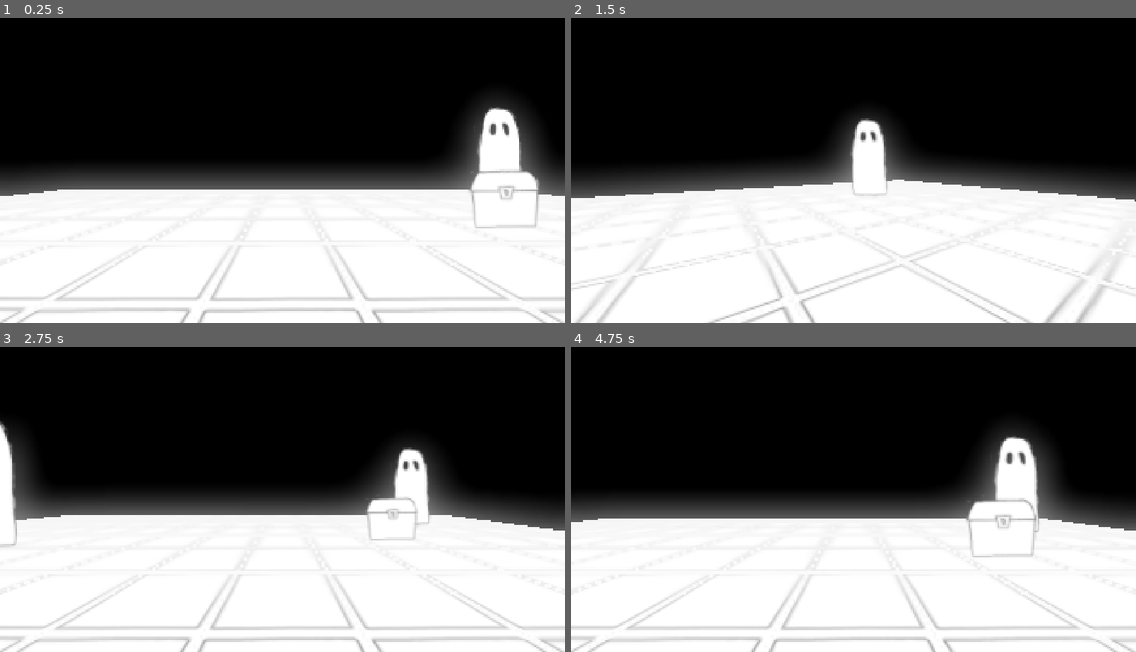
Above: before the commit, frames 1-4 (two rows, left to right).
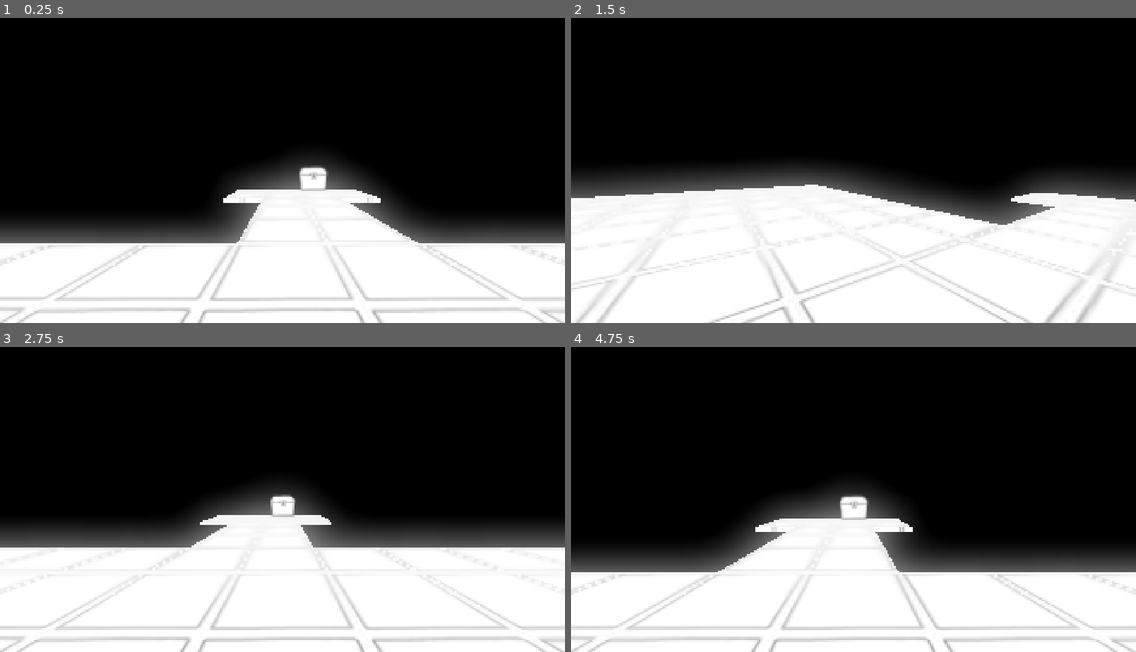
Above: after the commit, the same moments.

Repository: auroracub/dungeon-trance
Game: Godot game, scene res://dungeon/dungeon.tscn
The game is run twice, just before and just after one commit, with the same random seed, the same clock (stepped at 60 frames per second) and the same inputs.
Inputs:
- Up to frame 1 (0.25 s): no input
- Up to frame 2 (1.5 s): tap Enter at 0.5 s; hold Right (move_right) 0.53-1.28 s; hold Shift (dodge) 0.53-1.28 s; tap Space at 1.25 s; hold Down (move_backward) from 1.28 s (still down); tap Q (look_left) at 1.35 s
- Up to frame 3 (2.75 s): tap Enter at 2 s; release Down (move_backward) at 2.03 s; hold Right (move_right) from 2.03 s (still down); tap E (look_right) at 2.1 s
- Up to frame 4 (4.75 s): tap Space at 2.75, 4.25 s; release Right (move_right) at 2.78 s; hold Up (move_forward) 2.78-3.53 s; tap Shift (dodge) at 2.85 s; tap Enter at 3.5 s; hold Left (move_left) from 3.53 s (still down); tap Q (look_left) at 3.6 s; tap E (look_right) at 4.35 s

The runs differ from the first frame. In frame 1, 22% of the frame differs, in the area x 0-100%, y 26-75%; in frame 2, 6.8%; in frame 3, 17%; in frame 4, 22%.

Commit message:
Implement ground check
- Add ray cast check against wall/ground before moving
- Replace dungeon ground plane with a complex polygon for more rigorous testing

Diff:
--- a/dungeon/dungeon.gd
+++ b/dungeon/dungeon.gd
@@ -1,5 +1,9 @@
 
 class_name Dungeon extends Node3D
+
+## tiles
+
+@export var tile_size := 1.0
 
 ## bpm
 
--- a/dungeon/dungeon.tscn
+++ b/dungeon/dungeon.tscn
@@ -3,8 +3,10 @@
 [ext_resource type="PackedScene" uid="uid://hf7tlhu5yxck" path="res://player/player.tscn" id="1_2uogr"]
 [ext_resource type="Script" uid="uid://bj8jw1sydlbif" path="res://dungeon/dungeon.gd" id="1_cy6l0"]
 [ext_resource type="Material" uid="uid://k3ae0xoylusf" path="res://dungeon/shaders/tile_material.tres" id="2_cy6l0"]
+[ext_resource type="Shader" uid="uid://bea0mefrcvh1p" path="res://dungeon/shaders/tile_shader.gdshader" id="3_3tru8"]
 [ext_resource type="Texture2D" uid="uid://ciqmjaxip0vu" path="res://dungeon/textures/chest_texture.png" id="3_xtpqo"]
 [ext_resource type="Texture2D" uid="uid://dm857522wfrg" path="res://dungeon/textures/ghost_1.png" id="4_p4tjh"]
+[ext_resource type="Texture2D" uid="uid://rhsusccidolj" path="res://dungeon/textures/tile_texture.png" id="4_v5yuf"]
 [ext_resource type="Texture2D" uid="uid://cyag1ictl6512" path="res://dungeon/textures/ghost_2.png" id="5_vx3dd"]
 [ext_resource type="AudioStream" uid="uid://xy0ovxr22koe" path="res://dungeon/sfx/kick_3.mp3" id="7_xtpqo"]
 [ext_resource type="AudioStream" uid="uid://gq3yr3wgwmnp" path="res://dungeon/sfx/kick_1.mp3" id="8_vx3dd"]
@@ -15,7 +17,13 @@
 size = Vector2(15, 15)
 
 [sub_resource type="BoxShape3D" id="BoxShape3D_upd8q"]
-size = Vector3(10, 0.001, 10)
+size = Vector3(15, 0.1, 15)
+
+[sub_resource type="ShaderMaterial" id="ShaderMaterial_mxtxi"]
+render_priority = 0
+shader = ExtResource("3_3tru8")
+shader_parameter/tile_mask_texture = ExtResource("4_v5yuf")
+shader_parameter/scale = Vector2(30, 30)
 
 [sub_resource type="Environment" id="Environment_ce1tf"]
 background_mode = 1
@@ -29,13 +37,23 @@
 [node name="Rooms" type="Node3D" parent="." unique_id=1955545466]
 
 [node name="Floor" type="MeshInstance3D" parent="Rooms" unique_id=387157825]
+visible = false
 material_override = ExtResource("2_cy6l0")
 mesh = SubResource("PlaneMesh_tjq72")
 
 [node name="StaticBody3D" type="StaticBody3D" parent="Rooms/Floor" unique_id=1733836102]
 
 [node name="CollisionShape3D" type="CollisionShape3D" parent="Rooms/Floor/StaticBody3D" unique_id=1815459880]
+transform = Transform3D(1, 0, 0, 0, 1, 0, 0, 0, 1, 0, -0.05, 0)
 shape = SubResource("BoxShape3D_upd8q")
+disabled = true
+
+[node name="GroundPolygon" type="CSGPolygon3D" parent="Rooms" unique_id=1337464014]
+transform = Transform3D(1, 0, 0, 0, -4.371139e-08, 1, 0, -1, -4.371139e-08, 0, 0, 0)
+use_collision = true
+polygon = PackedVector2Array(-7.5, -2.5, -1.5, -2.5, -1.5, -5.5, -2.5, -5.5, -2.5, -7.5, 1.5, -7.5, 1.5, -5.5, 0.5, -5.5, 0.5, -2.5, 7.5, -2.5, 7.5, 7.5, -4.5, 7.5, -4.5, 1.5, -7.5, 1.5)
+depth = 0.1
+material = SubResource("ShaderMaterial_mxtxi")
 
 [node name="Entities" type="Node3D" parent="." unique_id=2083963544]
 
@@ -43,19 +61,19 @@
 transform = Transform3D(-1, 0, -8.742278e-08, 0, 1, 0, 8.742278e-08, 0, -1, 0, 0, 0)
 
 [node name="Chest" type="Sprite3D" parent="Entities" unique_id=1418952021]
-transform = Transform3D(1, 0, 0, 0, 1, 0, 0, 0, 1, -3, 0.5, 3)
+transform = Transform3D(1, 0, 0, 0, 1, 0, 0, 0, 1, -1, 0.5, 7)
 pixel_size = 0.0078
 billboard = 2
 texture = ExtResource("3_xtpqo")
 
 [node name="Ghost1" type="Sprite3D" parent="Entities" unique_id=310289695]
-transform = Transform3D(1, 0, 0, 0, 1, 0, 0, 0, 1, 3, 1, 2)
+transform = Transform3D(1, 0, 0, 0, 1, 0, 0, 0, 1, 4, 1, -4)
 pixel_size = 0.0078
 billboard = 2
 texture = ExtResource("4_p4tjh")
 
 [node name="Ghost2" type="Sprite3D" parent="Entities" unique_id=1499002351]
-transform = Transform3D(1, 0, 0, 0, 1, 0, 0, 0, 1, -4, 1, 4)
+transform = Transform3D(1, 0, 0, 0, 1, 0, 0, 0, 1, -6, 1, 1)
 pixel_size = 0.0078
 billboard = 2
 texture = ExtResource("5_vx3dd")
--- a/player/player.gd
+++ b/player/player.gd
@@ -1,5 +1,11 @@
 
 class_name Player extends Node3D
+
+## references
+
+@onready var dungeon := owner as Dungeon
+@onready var center := %Center
+
 
 ## moving
 
@@ -87,11 +93,33 @@
 ## player
 
 func _beat() -> void:
-	var dungeon = (owner as Dungeon)
 	if dungeon: dungeon.beat()
 
 
-func _move(grid_offset: Vector2i) -> void:
+func _check_for_ground(relative_position: Vector3, margin: float = 0.1) -> bool:
+	var check_origin = center.global_position
+	var check_direction = relative_position.normalized()
+	var check_target = check_origin + check_direction * relative_position.length()
+	var query = PhysicsRayQueryParameters3D.create(check_origin, check_target + check_direction * margin)
+	var space_state = get_world_3d().direct_space_state
+	var result = space_state.intersect_ray(query)
+
+	if result:
+		# wall hit
+		return false
+	else:
+		var ground_distance = center.position.length() + margin
+		check_origin = check_target
+		check_direction = Vector3.DOWN
+		check_target = check_origin + check_direction * ground_distance
+		query = PhysicsRayQueryParameters3D.create(check_origin, check_target + check_direction * margin)
+		result = space_state.intersect_ray(query)
+
+		# ground hit
+		return true if result else false
+
+
+func _move(grid_offset: Vector2i, grid_interval: float = 1.0) -> void:
 	if _is_moving:
 		if !allow_skip_move_anim: return
 
@@ -109,10 +137,14 @@
 		# start a new movement. otherwise, cancel.
 		if difference > 0.2: return
 
+	var tile_offset = (_last_complete_turn_basis.x * grid_offset.x * grid_interval) + (-_last_complete_turn_basis.z * grid_offset.y * grid_interval)
+
+	if !_check_for_ground(tile_offset): return
+
 	_is_moving = true
 
 	var _original_position = position
-	_target_position = _last_complete_move_position + (_last_complete_turn_basis.x * grid_offset.x) + (-_last_complete_turn_basis.z * grid_offset.y)
+	_target_position = _last_complete_move_position + tile_offset
 
 	if _move_tween: _move_tween.kill()
 	_move_tween = create_tween()
@@ -131,7 +163,7 @@
 func _move_tile(direction: Vector2i) -> void:
 	# # basic version
 	# position += (transform.basis.x * direction.x) + (-transform.basis.z * direction.y)
-	_move(direction)
+	_move(direction, dungeon.tile_size if dungeon else 1.0)
 
 
 func _turn(yaw_radians: float) -> void:
--- a/player/player.tscn
+++ b/player/player.tscn
@@ -12,9 +12,13 @@
 [node name="Camera3D" type="Camera3D" parent="Head" unique_id=154479637]
 cull_mask = 1048573
 
-[node name="WorldMesh (Layer2)" type="Node3D" parent="." unique_id=905989414]
+[node name="Center" type="Node3D" parent="." unique_id=1777748660]
+unique_name_in_owner = true
+transform = Transform3D(1, 0, 0, 0, 1, 0, 0, 0, 1, 0, 1, 0)
 
-[node name="Sprite3D" type="Sprite3D" parent="WorldMesh (Layer2)" unique_id=2038189852]
+[node name="Body" type="Node3D" parent="." unique_id=905989414]
+
+[node name="Sprite3D" type="Sprite3D" parent="Body" unique_id=2038189852]
 transform = Transform3D(1, 0, 0, 0, 1, 0, 0, 0, 1, 0, 1, 0)
 layers = 2
 pixel_size = 0.0078
